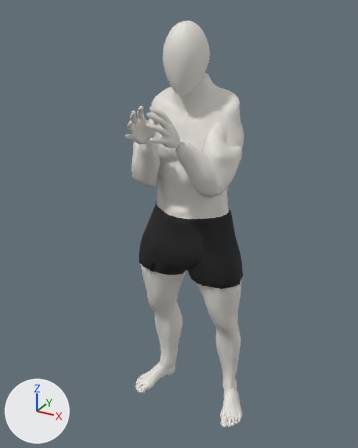
An edit to the glTF model models/athlete.glb, drawn before and after from the same camera.
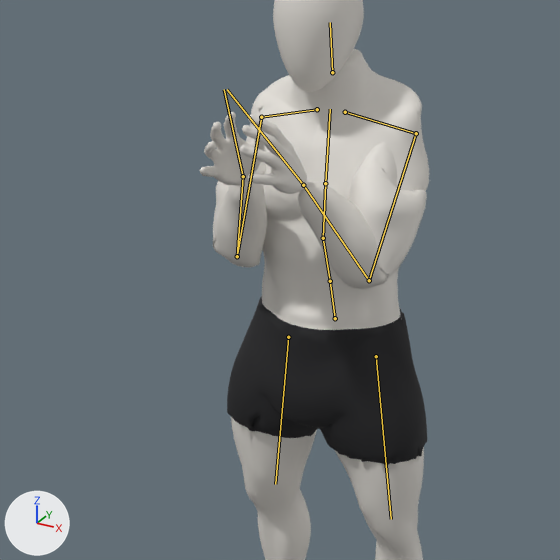
There are two pictures of each version: one whole from a 50 mm lens placed at (0.847, -1.673, 1.709), pointed at (-0.015, -0.106, 0.925), one close up on the part from 6% to 87% of the width and 11% to 76% of the height. The axes (+X, +Y, +Z) are drawn at lower left. The lights are the same throughout. The last two pictures show the newer version. Both versions are drawn at frame 0 of the action 'Goblet squat'; the numbers are the values there. The bones that change, and the others that lie on the model, are drawn over the model as lines in the close-ups.

Names of what the first close-up shows: 'Athlete'.
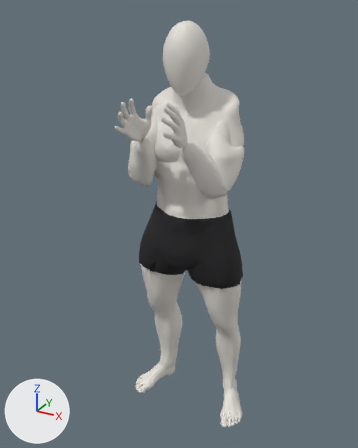
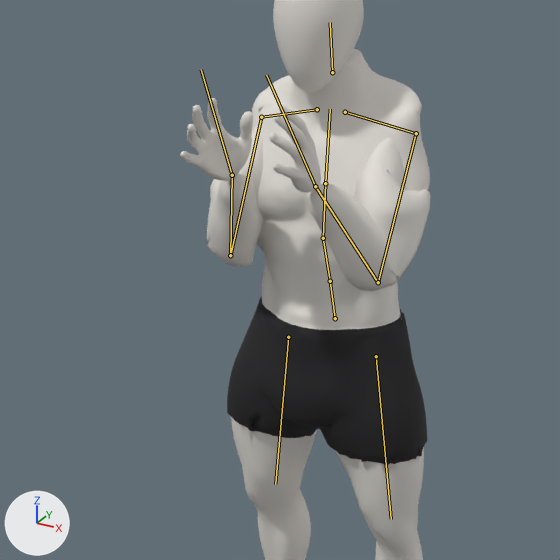
What differs and where, as boxes [x1, y1, x2, y2] in the close-ups (560 x 560 px):
'Athlete', posed: before [200, 0, 429, 560]; after [180, 0, 430, 560]
bone 'LeftArm', root to tip: before (416, 133) to (369, 280); after (416, 133) to (378, 282)
bone 'LeftForeArm', root to tip: before (369, 280) to (303, 185); after (378, 282) to (315, 186)
bone 'LeftHand', root to tip: before (303, 185) to (227, 89); after (315, 186) to (266, 75)
bone 'RightArm', root to tip: before (261, 117) to (237, 256); after (261, 117) to (230, 255)
bone 'RightForeArm', root to tip: before (237, 256) to (243, 176); after (230, 255) to (232, 175)
bone 'RightHand', root to tip: before (243, 176) to (224, 89); after (232, 175) to (201, 69)

The change in detail:
Bone 'LeftArm' (bone_leftarm) turns from (42, -159, -2) to (38, -163, -1) degrees about its own x, y and z.
Bone 'LeftForeArm' (bone_leftforearm) turns from (124, -35, 15) to (126, -35, 14) degrees about its own x, y and z.
Bone 'LeftHand' (bone_lefthand) turns from (-9, -161, 15) to (-14, -166, 24) degrees about its own x, y and z.
Bone 'RightArm' (bone_rightarm) turns from (42, 159, 2) to (38, 163, 1) degrees about its own x, y and z.
Bone 'RightForeArm' (bone_rightforearm) turns from (124, 35, -15) to (126, 35, -14) degrees about its own x, y and z.
Bone 'RightHand' (bone_righthand) turns from (-9, 161, -15) to (-14, 166, -24) degrees about its own x, y and z.
